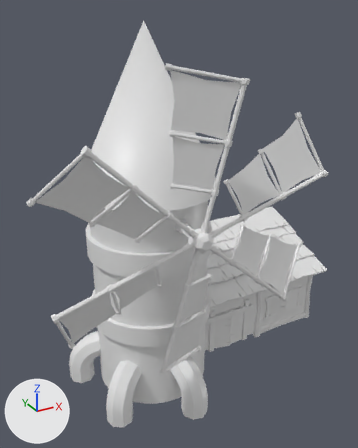
Two versions of the FBX model Assets/Graph/Mesh/lucas/asset_moulin.fbx, one commit apart.
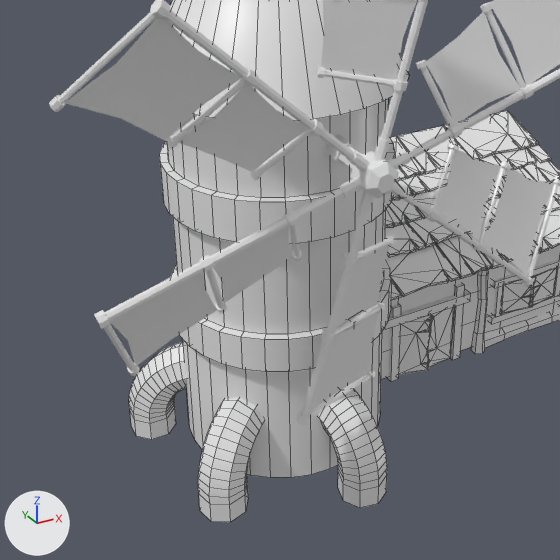
Each version is shown whole from a camera (50 mm lens) standing at (10.67, -13.33, 12.32) and looking at (18.09, 0.17, 5.57), then close up on the part from 0% to 84% of the width and 33% to 100% of the height. Every picture has the same lights, and +X, +Y and +Z are marked at lower left. The close-ups show mesh edges as thin lines.

The first close-up shows 'ROUE MOULIN', 'moulin'.
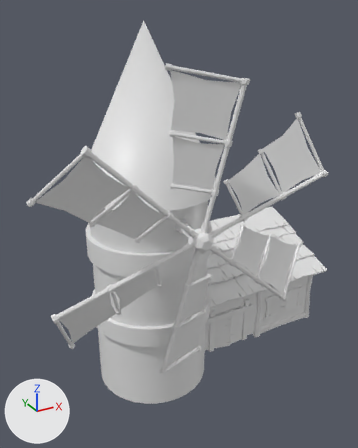
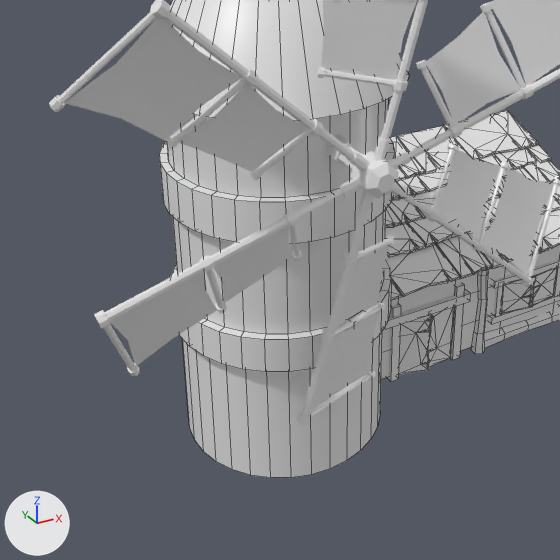
Changed parts and their boxes [x1, y1, x2, y2] in the close-ups (560 x 560 px):
'moulin', reshaped: before [129, 0, 560, 522]; after [159, 0, 560, 478]
part 1 of me_moulin, deleted: before [318, 389, 387, 508]
part 2 of me_moulin, deleted: before [129, 342, 187, 440]
part 3 of me_moulin, deleted: before [198, 397, 264, 522]

The change in detail:
me_moulin has 2096 vertices, 2290 faces and spans x -4.73..5.83, y -2.77..3.28, z -0.2..11.97.
me_moulin is used by ob_moulin; location (18.89, 0.0, 0.0).
me_moulin no longer uses material mat_material (white #e7e7e7).
me_moulin part 1: the loose piece of 112 vertices spanning x -2.15..-1.15, y -2.77..-1.47, z -0.13..1.72 is deleted.
me_moulin part 2: the loose piece of 112 vertices spanning x -4.73..-3.4, y 0.42..1.55, z -0.13..1.72 is deleted.
me_moulin part 3: the loose piece of 112 vertices spanning x -4.34..-2.99, y -1.9..-0.63, z -0.13..1.72 is deleted.
me_moulin now uses material mat_material_018 (white #e7e7e7).
